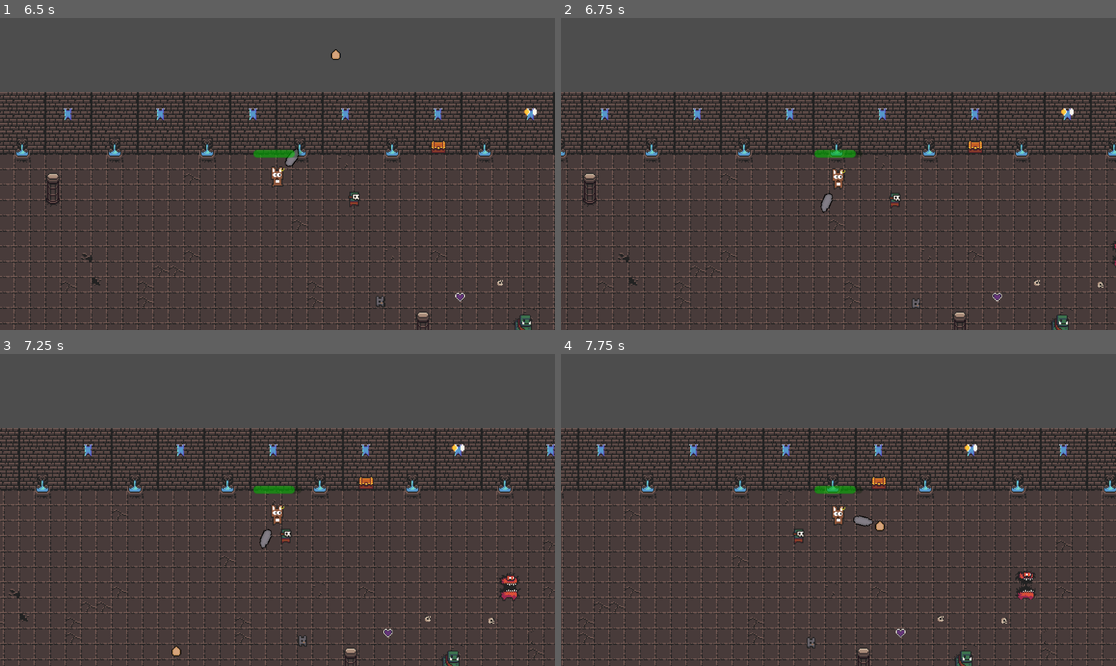
Above: before the commit, frames 1-4 (two rows, left to right).
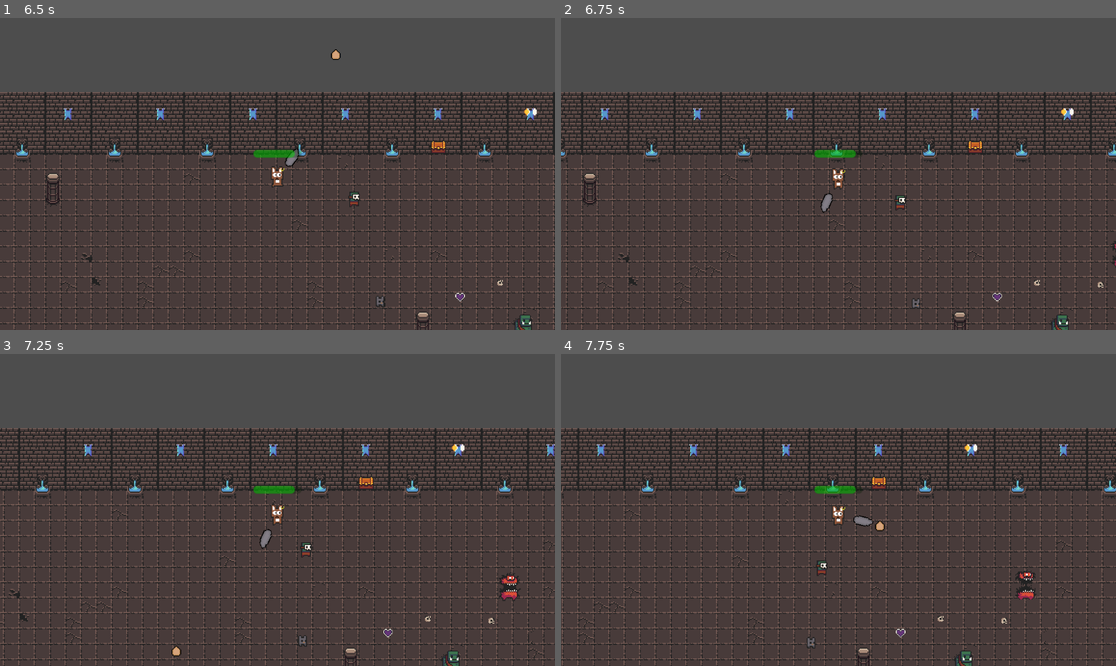
Above: after the commit, the same moments.

Repository: Naigma/proyecto_godot_2526
Game: Godot game, scene res://modules/levels/tutorial/tutorial.tscn
Two runs of this game, one before a commit and one after it. Both use one fixed random seed, a clock stepped at 60 frames per second and the inputs below. The project has no main scene, so this scene is started directly.
Inputs (mouse positions are in pixels of both pictures, inside the frame that each line leads up to):
- Up to frame 1 (6.5 s): tap Enter (ui_accept) at 0.5, 0.77, 1.52, 3.02, 3.77, 4.52, 6.02 s; move the mouse to (249, 236) at 0.52 s; hold W (up) 0.53-2.03 s; tap E (interact) every 0.75 s from 0.6 to 5.85 s; move the mouse to (444, 220) at 1.27 s; move the mouse to (111, 127) at 2.02 s; hold A (left) 2.03-3.53 s; move the mouse to (305, 174) at 2.77 s; move the mouse to (194, 96) at 3.52 s; hold S (down) 3.53-4.28 s; move the mouse to (399, 158) at 4.27 s; hold D (right) 4.28-5.03 s; move the mouse to (166, 189) at 5.02 s; hold W (up) 5.03-5.78 s; move the mouse to (333, 105) at 5.77 s; hold D (right) from 5.78 s (still down)
- Up to frame 2 (6.75 s): keep holding D (right); move the mouse to (810, 236) at 6.52 s; tap E (interact) at 6.6 s
- Up to frame 3 (7.25 s): keep holding D (right); tap Enter (ui_accept) at 6.77 s
- Up to frame 4 (7.75 s): keep holding D (right); move the mouse to (1005, 556) at 7.27 s; tap E (interact) at 7.35 s; tap Enter (ui_accept) at 7.52 s

Frame 1 is identical in both runs. In frame 2, 0.1% of the frame differs, in the area x 59-63%, y 56-62%; in frame 3, 0.1%, in the area x 50-57%, y 56-66%; in frame 4, 0.1%.

Commit message:
jejem really backerbody

Diff:
--- a/modules/enemy_wingardium/enemy_wingardium_follow.gd
+++ b/modules/enemy_wingardium/enemy_wingardium_follow.gd
@@ -16,6 +16,10 @@
 		enemy.velocity = direction.normalized() * move_speed
 	elif direction.length() > 75:
 		enemy.velocity = direction.normalized() * -move_speed
+	elif direction.length() > 30:
+		enemy.velocity = direction.normalized() * -move_speed
+	elif direction.length() > 10:
+		enemy.velocity = direction.normalized() * -move_speed
 	else:
 		enemy.velocity = Vector2.ZERO
 
